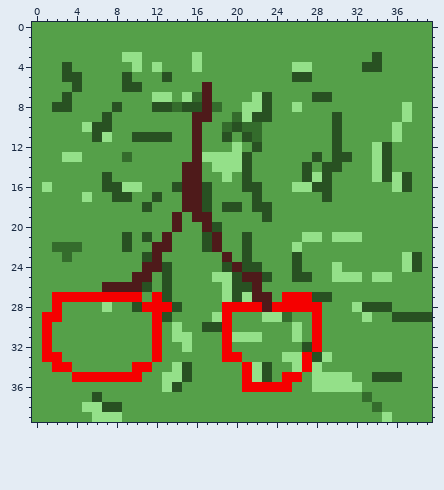
File history of a pixel-art sprite, release/resources/bueno.png. This is how it looked before the edit.
The file is 40x40 pixels.
Now the later version:
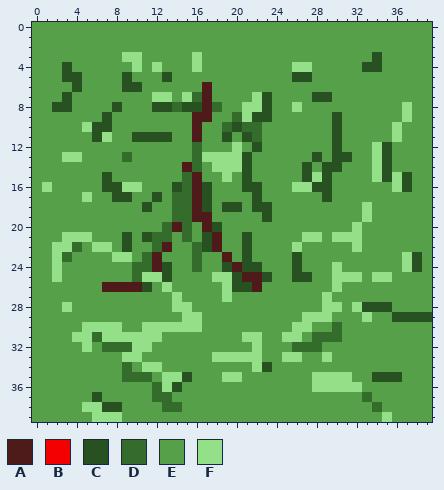
Palette (. is transparent): A #4e1a1a  B #f50000  C #285122  D #346c2c  E #55a049  F #94e089
Diff:
y 12..14: x 16 A -> D
y 15..16: x 15 A -> D
y 17: x 14..15 EA -> DD
y 18: x 14..15 EA -> DD; x 33 E -> F
y 19: x 14..15 AE -> DD; x 33 E -> F
y 20: x 13 E -> D; x 15 E -> D; x 32 E -> F
y 21: x 3..5 EEE -> FFF; x 12..13 EA -> DD; x 15 E -> D
y 22: x 2..3 DD -> FF; x 6..7 EE -> FF; x 12 A -> D; x 16 E -> D; x 32 E -> F
y 23: x 2 E -> F; x 8..9 EE -> FF; x 11 C -> D; x 16 E -> D
y 24: x 2 E -> F; x 10..11 EA -> DD; x 16 E -> D
y 25: x 2 E -> F; x 10..12 AAE -> DFF
y 26: x 13 C -> F; x 30 E -> F
y 27: x 2..10 BBBBBBBBB -> EEEEEEEEE; x 12..14 BCE -> EEF; x 20..23 CFAA -> EEEE; x 25..29 BBBCC -> EEEEF
y 28: x 2..3 BE -> EF; x 7 F -> E; x 10..15 CBBBCE -> EEEEFF; x 19..30 BBBBABBBBBEE -> EEEEEEEEEEFF
y 29: x 1..2 BB -> EE; x 12..13 BC -> EE; x 15..16 EE -> FF; x 18..19 FB -> EE; x 23..25 FFD -> EEE; x 27..29 EBE -> FFF
y 30: x 1 B -> E; x 5..8 EEEE -> FFFF; x 11..13 EBE -> FFF; x 15..19 EECCB -> FFEEE; x 27..28 EB -> FE; x 30 E -> D
y 31: x 1 B -> E; x 4..12 EEEEEEEEB -> FFDFFFFFF; x 14..15 FF -> EE; x 19..20 BF -> EE; x 25 E -> F; x 28..30 BEE -> DDD
y 32: x 1 B -> E; x 5 E -> F; x 7..12 EEEEEB -> DDDFFE; x 15 F -> E; x 19 B -> E; x 22 E -> F; x 26..28 ECB -> DDD
y 33: x 1..2 BB -> EE; x 9..10 EE -> FF; x 12 B -> E; x 18..22 EBBEE -> FFFFF; x 27..28 BC -> EE
y 34: x 2..3 BB -> EE; x 9..12 EBBE -> DEFF; x 14..15 FC -> EE; x 21 B -> E; x 26..28 FBF -> EEE
y 35: x 4..11 BBBBBBBE -> EEEEEDDD; x 19..23 EEBFC -> FFEEE; x 25..26 BB -> EE
y 36: x 12 E -> D; x 21..25 BBBBB -> EEEEE
y 37: x 12..13 EE -> DD
y 38: x 13..14 EE -> DD
